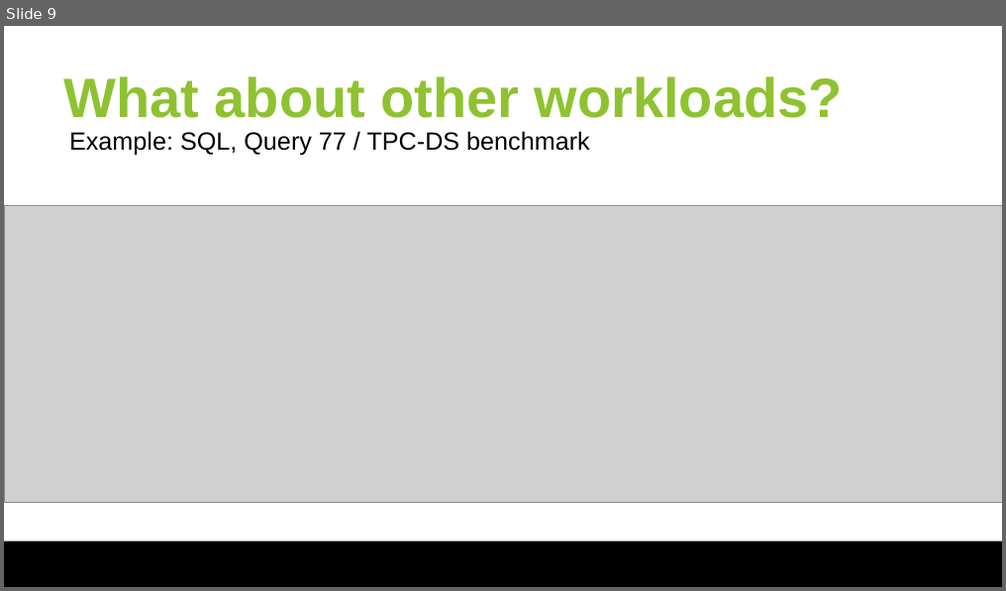
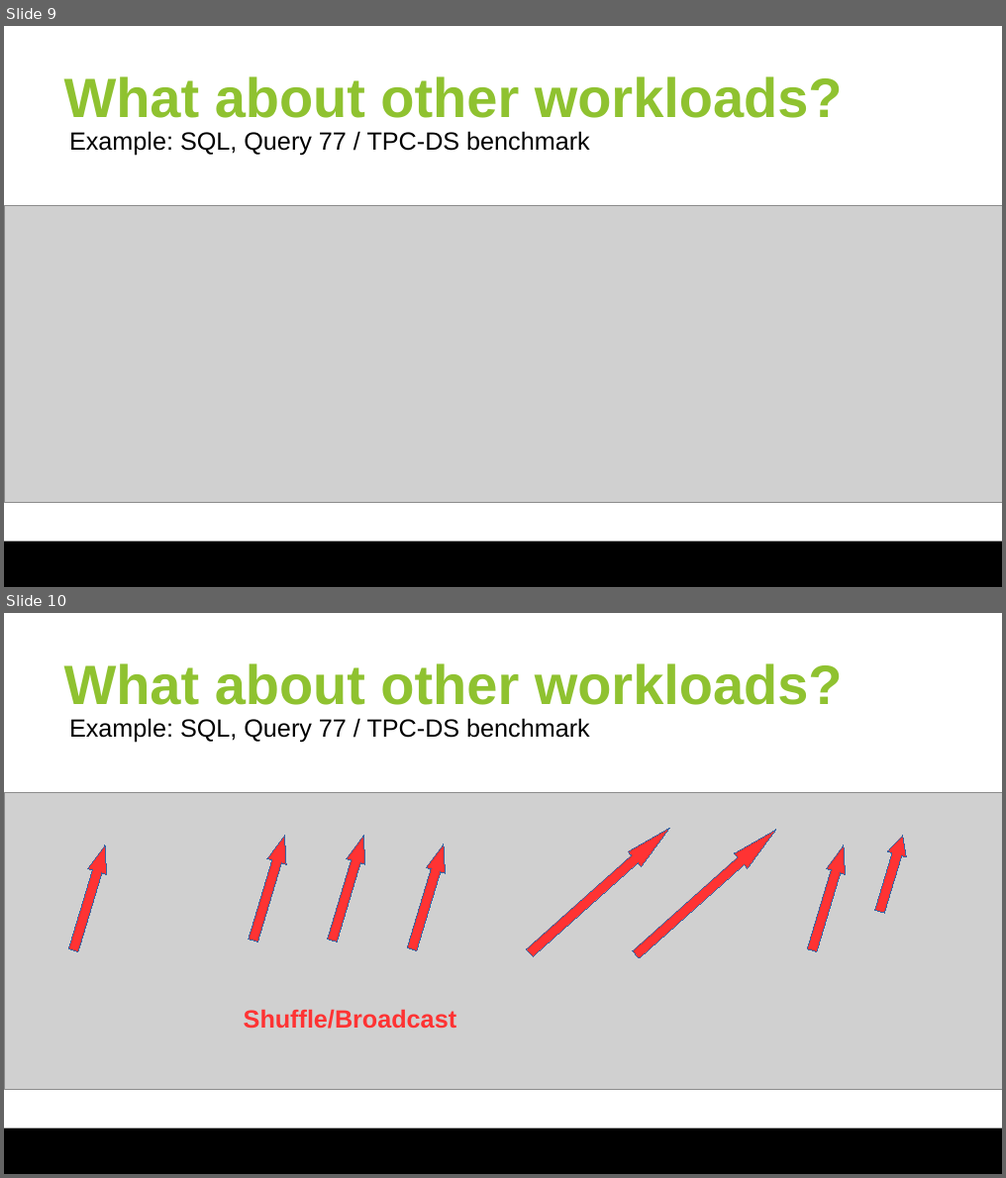
Before and after one commit to huangyibo/spark-summit-18, a slide deck: slides/spark-summit-18.odp. Shown one above the other, each under a label of ours: slide 9 before the commit, slides 9 and 10 after it. The pictures are 1006x591 and 1006x1178 pixels, drawn with LibreOffice and Linux fonts; fonts in the diff are those of the drawing; grey boxes stand for pictures; background and template pictures are left out. Boxes give left, top, right and bottom in pixels: in the first picture for what was removed or moved away, otherwise in the second. Text is boxed around its words. In the diff, an @@ line names an element or a change of style, - is before the commit and + after.

Commit message:
slides

```diff
--- a/slides/spark-summit-18.odp
+++ b/slides/spark-summit-18.odp
@@ slide 10 added at (4,613,1002,1174), background #FFFFFF; not listed: 1 template element that a slide beside it also shows @@
@@ title added at (64,663,843,705), 40 pt, text #8FC230, bold @@
+What about other workloads?
@@ text added at (69,718,590,743), 18 pt, text #000000 @@
+Example: SQL, Query 77 / TPC-DS benchmark
@@ picture added at (4,792,1002,1090) @@
@@ right arrow added at (63,843,114,954), fill #FF3333, outline #3465A4 0 pt @@
@@ right arrow added at (244,833,294,944), fill #FF3333, outline #3465A4 0 pt @@
@@ right arrow added at (323,833,373,944), fill #FF3333, outline #3465A4 0 pt @@
@@ right arrow added at (403,841,453,952), fill #FF3333, outline #3465A4 0 pt @@
@@ right arrow added at (523,821,676,960), fill #FF3333, outline #3465A4 0 pt @@
@@ right arrow added at (629,823,782,962), fill #FF3333, outline #3465A4 0 pt @@
@@ right arrow added at (802,843,852,954), fill #FF3333, outline #3465A4 0 pt @@
@@ right arrow added at (870,833,912,915), fill #FF3333, outline #3465A4 0 pt @@
@@ text added at (244,1010,456,1029), 18 pt, text #FF3333, bold @@
+Shuffle/Broadcast
```
